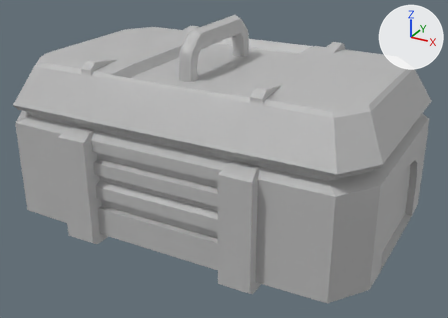
What one commit did to the FBX model UGP/Assets/Models/AmmoCrate.fbx.
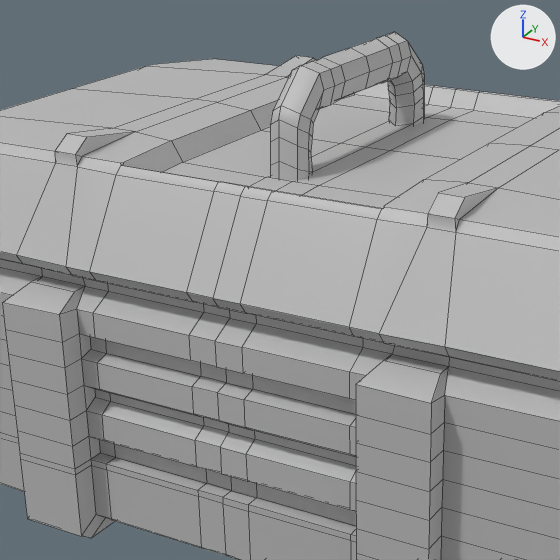
Old and new are each drawn whole from a camera (50 mm lens) standing at (-0.117, -1.287, 0.449) and looking at (-0.514, -0.565, 0.088) and again close up on the part from 13% to 69% of the width and 0% to 80% of the height. Lighting does not change. The marker at upper right points along +X, +Y and +Z. The close-ups show mesh edges as thin lines. Where no turn or scale is listed for an object, it has been applied to the vertices.

In view in the first close-up: 'AmmoCrate'.
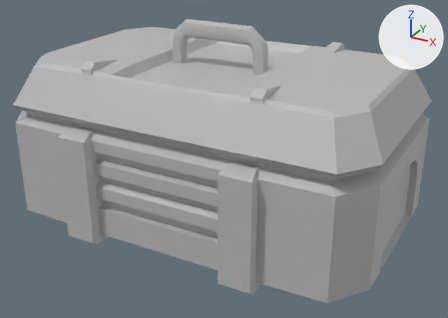
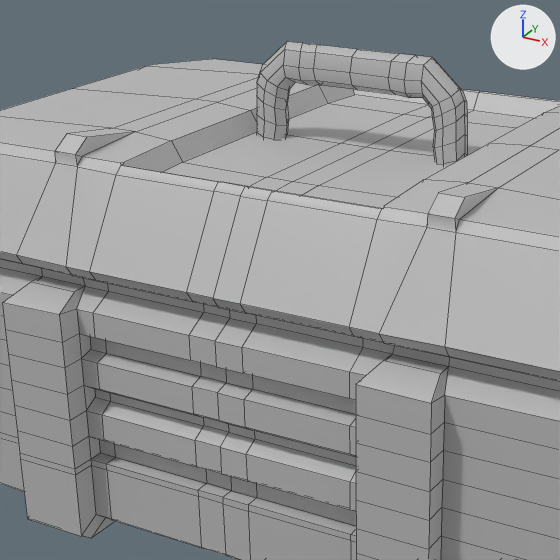
Commit message: Handle rotated on ammo Create- Use as tool box tho

Where the newer file only moved an object's origin or applied its transform, the numbers keep the older frame.

Location of each change, [x1, y1, x2, y2] in pixels of the close-ups (560 x 560 px; the box of a moved part takes in the faces that stretch with it):
'AmmoCrate', reshaped: before [0, 32, 560, 560]; after [0, 41, 560, 560]
part 1 of me_mesh, moved or reshaped: before [270, 32, 424, 180]; after [257, 41, 467, 166]

The change, as a list of edits to the scene's bpy script:
```text
Change me_mesh:
    where me_mesh.from_pydata(...)  # 984 vertices, 968 faces; spans x -0.268..0.268, y -0.186..0.186, z -0.002..0.28
    used by ob_ammocrate; location = (-0.5278, -0.5468, 0.0)
    me_mesh part 1: the loose piece of 152 vertices spanning x -0.02..0.004, y -0.087..0.087, z 0.184..0.28 is turned 90 degrees about the z axis through its middle and scaled by 0.862, then moved by (0.007, -0.005, 0.008)
```
